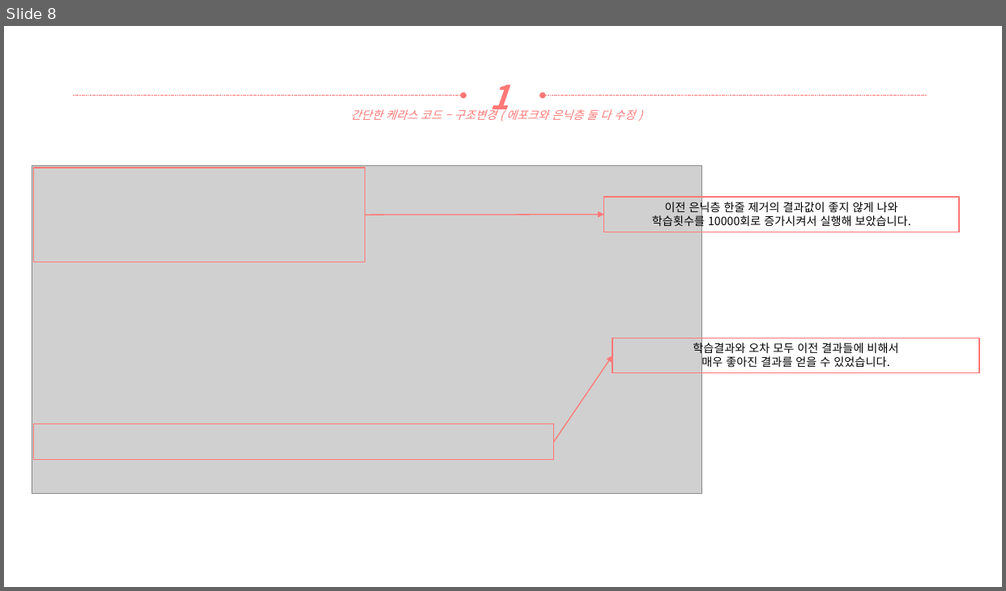
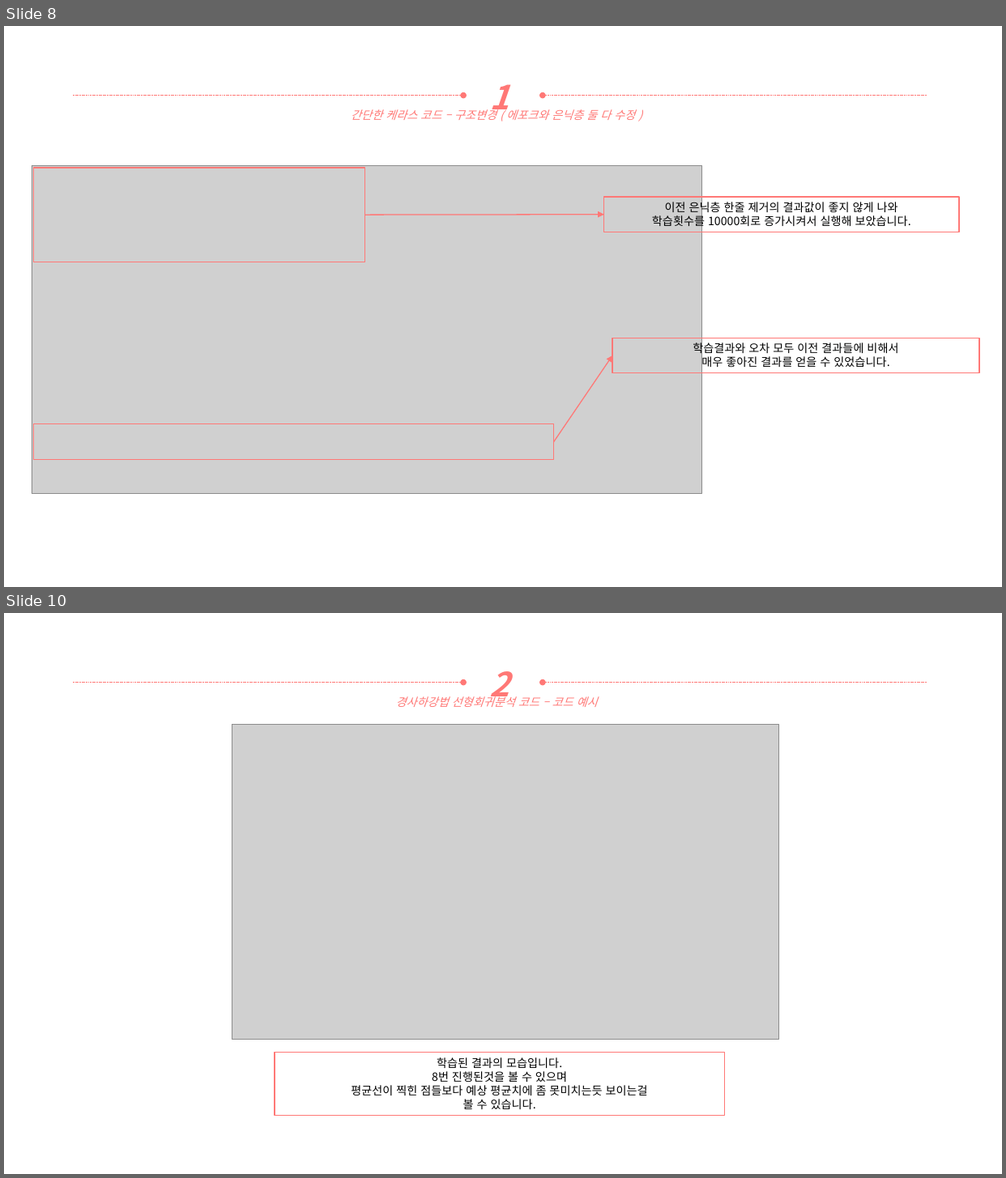
Before and after one commit to yooatom2200/Programing_Base_2, a slide deck: 9장/20164091-송희령-9장 과제.pptx. Shown one above the other, each under a label of ours: slide 8 before the commit, slides 8 and 10 after it; the slides between them are not shown. The pictures are 1006x591 and 1006x1178 pixels, drawn with LibreOffice and Linux fonts; fonts in the diff are those of the drawing; grey boxes stand for pictures. Boxes give left, top, right and bottom in pixels: in the first picture for what was removed or moved away, otherwise in the second. Text is boxed around its words. In the diff, an @@ line names an element or a change of style, - is before the commit and + after.

Commit message:
2번째 코드 완성

```diff
--- a/9장/20164091-송희령-9장 과제.pptx
+++ b/9장/20164091-송희령-9장 과제.pptx
@@ slide 10 added at (4, 613, 1002, 1174), background #FFFFFF @@
@@ arrow added from (73, 683) to (463, 683), #FF7876 0.5 pt dashed @@
@@ text added at (490, 671, 509, 705), 32 pt, text #FF7876, bold, italic @@
+2
@@ arrow added from (927, 683) to (543, 683), #FF7876 0.5 pt dashed @@
@@ text added at (396, 695, 598, 707), 11 pt, text #FF7876, italic @@
+경사하강법 선형회귀분석 코드 – 코드 예시
@@ picture added at (232, 725, 779, 1040) @@
@@ rectangle added at (275, 1053, 725, 1115), outline #FF7876 1 pt, 11 pt, text #000000 @@
+학습된 결과의 모습입니다.
+8번 진행된것을 볼 수 있으며
+평균선이 찍힌 점들보다 예상 평균치에 좀 못미치는듯 보이는걸
+볼 수 있습니다.
```
Also in this commit, not shown: 1 slide changed, 3 other slides added, 1 slide removed, 2 other files.
